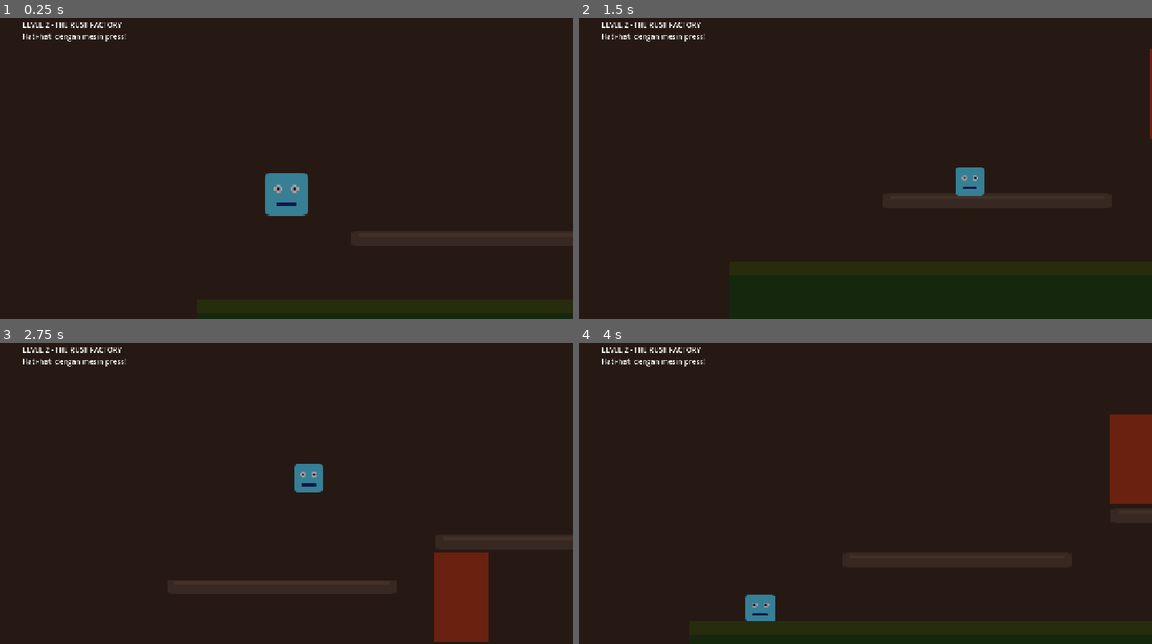
Above: before the commit, frames 1-4 (two rows, left to right).
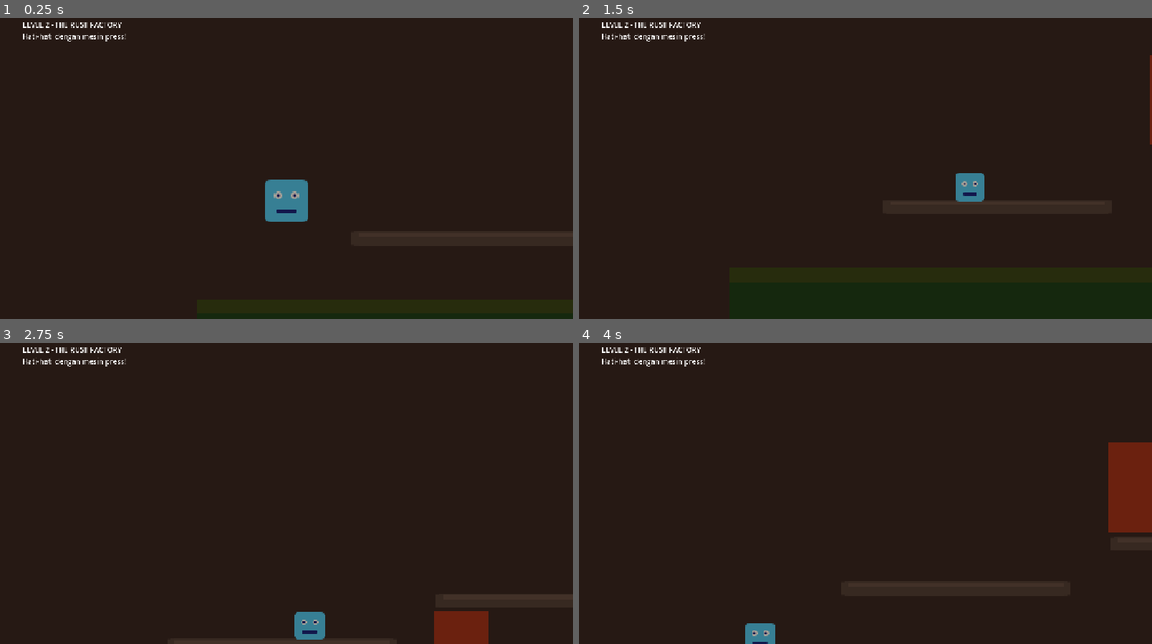
Above: after the commit, the same moments.

Repository: el-pablos/reboot-godot-uas-projek
Game: Godot game, scene res://scenes/levels/Level_02_RustFactory.tscn
Two runs of this game, one before a commit and one after it. Both use one fixed random seed, a clock stepped at 60 frames per second and the inputs below. This scene is started directly instead of the project's main scene.
Inputs:
- Up to frame 1 (0.25 s): no input
- Up to frame 2 (1.5 s): hold Space (jump) 0.53-1.28 s; hold D (move_right) from 0.53 s (still down); tap Shift (dash) at 1.35 s
- Up to frame 3 (2.75 s): tap Space (jump) at 1.52, 1.55, 1.82, 2.3 s; release D (move_right) at 2.03 s; hold A (move_left) from 2.03 s (still down); hold E (interact) from 2.03 s (still down)
- Up to frame 4 (4 s): keep holding A (move_left); release E (interact) at 2.78 s; tap Space (jump) at 2.85, 3.02, 3.32 s; hold Space (jump) from 3.53 s (still down); tap Shift (dash) at 3.6 s

The runs differ from the first frame. In frame 1, 0.5% of the frame differs, in the area x 46-54%, y 51-68%; in frame 2, 0.6%; in frame 3, 4.3%, in the area x 30-100%, y 40-100%; in frame 4, 3.2%.

Commit message:
fix: force enable double jump, simplify jump logic for reliable air jumps

Diff:
--- a/scripts/autoload/GameManager.gd
+++ b/scripts/autoload/GameManager.gd
@@ -41,9 +41,10 @@
 	# Set pause mode agar autoload tetap berjalan saat game di-pause
 	process_mode = Node.PROCESS_MODE_ALWAYS
 
-	# DEBUG: Unlock double jump untuk testing Level 4
-	# Hapus baris ini setelah testing selesai!
-	# can_double_jump = true
+	# DEBUG: FORCE UNLOCK double jump untuk testing Level 4
+	# TODO: Hapus baris ini setelah testing selesai dan progression system berjalan!
+	can_double_jump = true
+	print("[GameManager] DEBUG: Double Jump FORCE ENABLED!")
 
 	print("[GameManager] Sistem game manager aktif!")
 
--- a/scripts/player/Player.gd
+++ b/scripts/player/Player.gd
@@ -233,31 +233,27 @@
 	if Input.is_action_just_pressed("jump"):
 		jump_buffer_timer = jump_buffer_time
 
-	# Cek kondisi jump menggunakan jump_count system
-	# jump_count = 0: belum lompat (di tanah)
-	# jump_count = 1: sudah first jump (bisa double jump jika unlocked)
-	# jump_count >= max_jumps: tidak bisa lompat lagi
-
-	var on_ground: bool = coyote_timer > 0 or is_on_floor()
-	var can_first_jump: bool = on_ground and jump_count == 0
-	var can_do_double_jump: bool = can_double_jump and jump_count > 0 and jump_count < max_jumps and not on_ground
+	# Reset jump count saat di tanah
+	if is_on_floor():
+		jump_count = 0
 
 	# Execute jump jika buffer aktif
 	if jump_buffer_timer > 0:
-		if can_first_jump:
-			# First jump dari tanah
+		# Kondisi 1: Lompat dari tanah (atau coyote time)
+		if is_on_floor() or coyote_timer > 0:
 			_execute_jump()
 			jump_count = 1
 			jump_buffer_timer = 0
 			coyote_timer = 0
-			print("[Player] Jump #1 (from ground)")
-		elif can_do_double_jump:
-			# Double jump di udara
+			print("[Player] Jump #1 (ground)")
+		# Kondisi 2: Double jump di udara (jika unlocked dan masih ada sisa)
+		elif can_double_jump and jump_count < max_jumps:
 			_execute_jump()
 			jump_count += 1
-			has_double_jumped = true  # Legacy compatibility
+			has_double_jumped = true
 			jump_buffer_timer = 0
-			print("[Player] Jump #%d (double jump!)" % jump_count)
+			print("[Player] Jump #%d (AIR - double jump!)" % jump_count)
+			AudioManager.play_sfx("double_jump")
 			ability_used.emit("double_jump")
 
 
